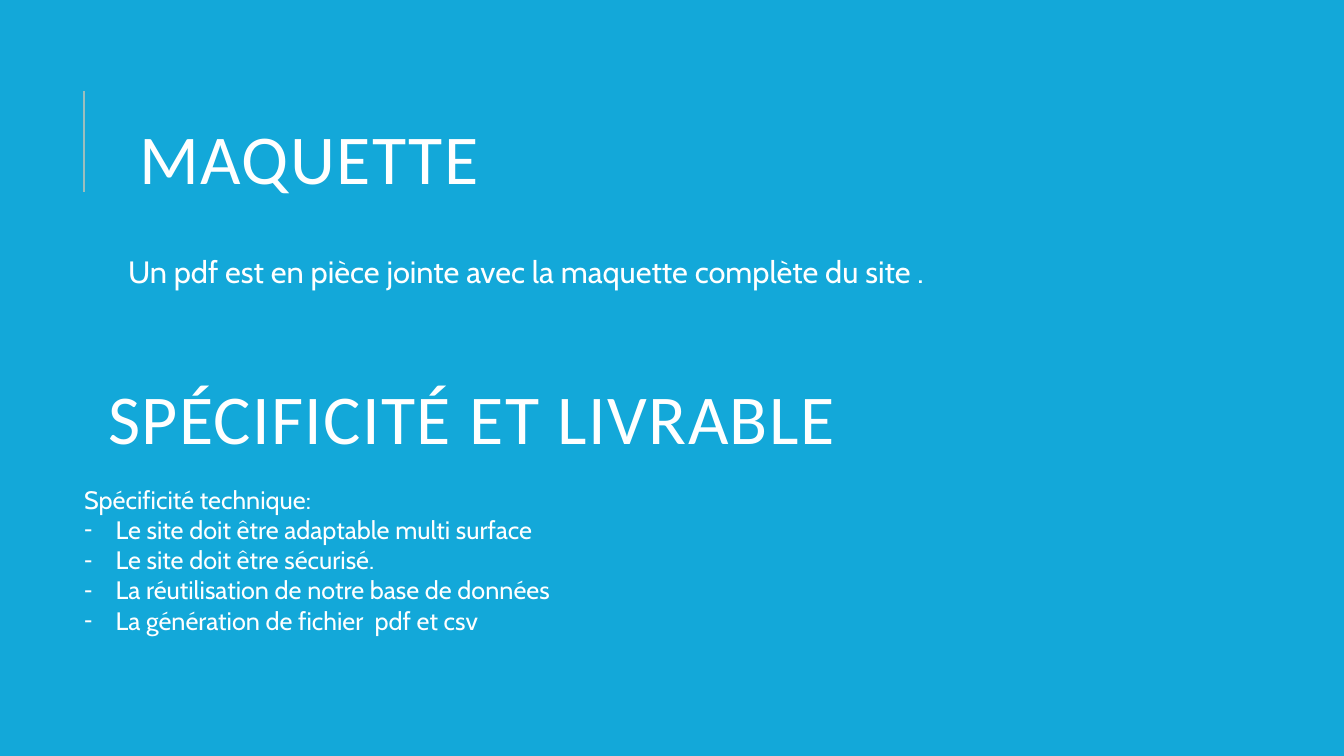
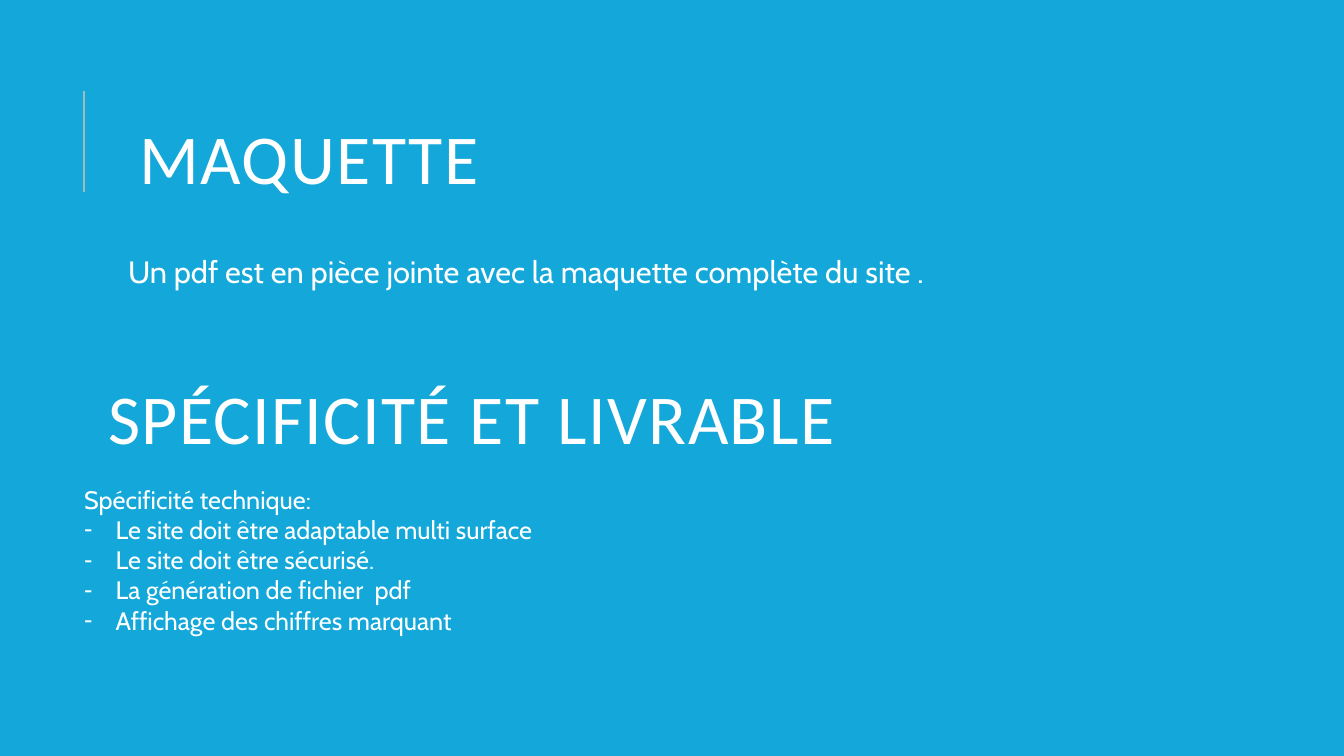
Before and after one commit to speleo27/creetaboite, a slide deck: slide 10 of partie_dev_front/Cahier des charges.pptx. Drawn at 1344x756 pixels with LibreOffice and Linux fonts; fonts in the diff are those of the drawing. Boxes give left, top, right and bottom in pixels: in the first picture for what was removed or moved away, otherwise in the second. Text is boxed around its words. In the diff, an @@ line names an element or a change of style, - is before the commit and + after.

```diff
--- a/partie_dev_front/Cahier des charges.pptx
+++ b/partie_dev_front/Cahier des charges.pptx
@@ text at [116, 580, 452, 636]: text changed @@
-– La réutilisation de notre base de données
-– La génération de fichier pdf et csv
+– La génération de fichier pdf
+– Affichage des chiffres marquant
```
Also in this commit, not shown: 22 other files.
